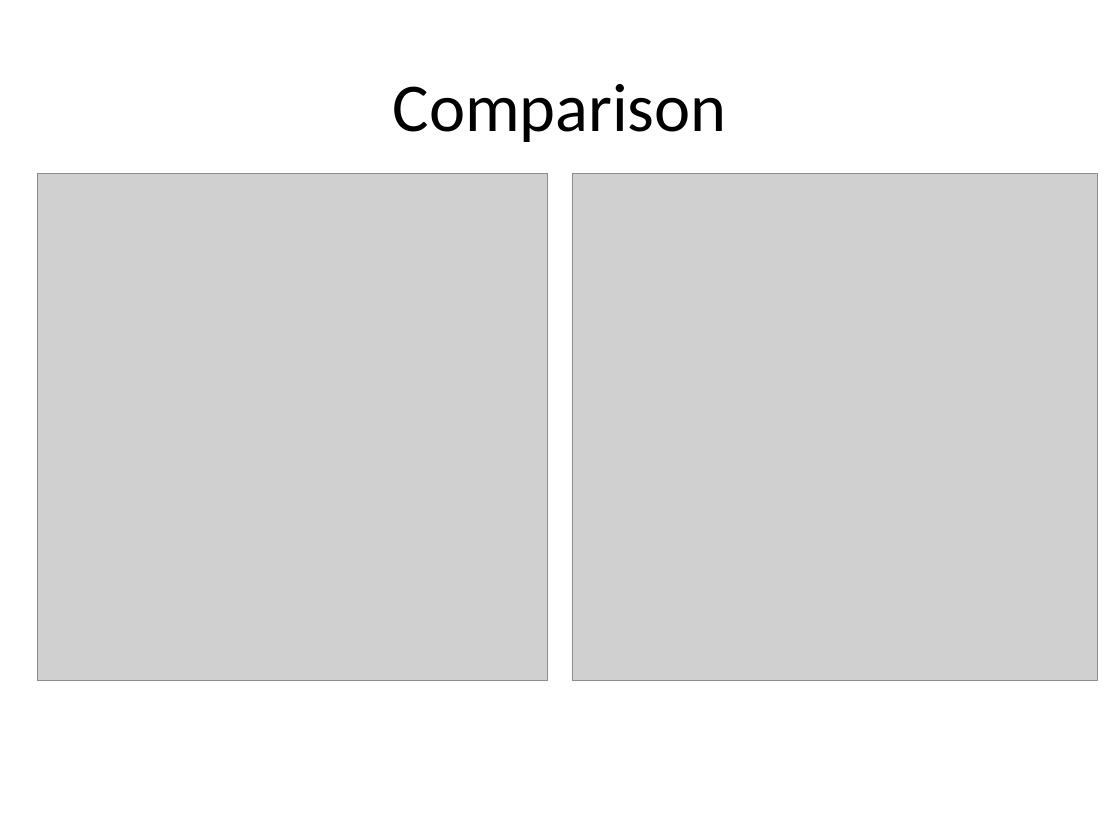
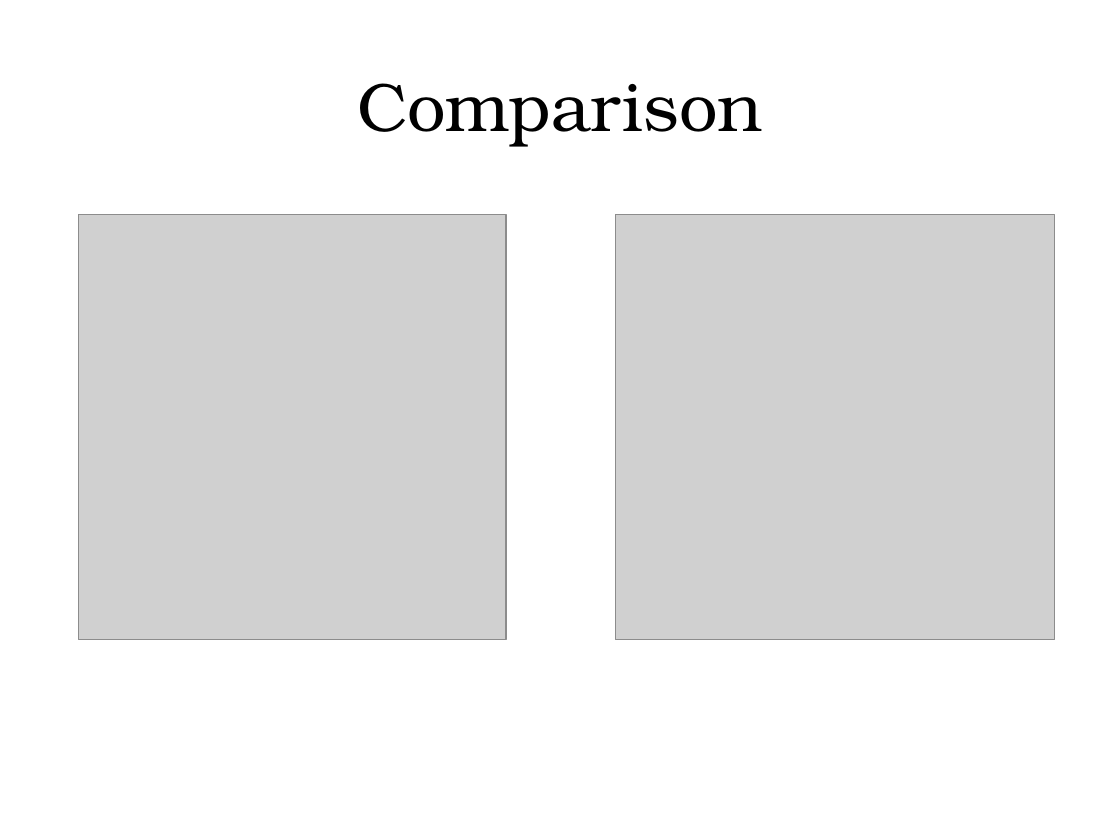
Before and after one commit to bricksphd/teaching, a slide deck: slide 4 of An Agile, Sprint-Based Course.pptx (slide 8 before the commit). Drawn at 1120x840 pixels with LibreOffice and Linux fonts; fonts in the diff are those of the drawing; grey boxes stand for pictures. Boxes give left, top, right and bottom in pixels: in the first picture for what was removed or moved away, otherwise in the second. Text is boxed around its words. In the diff, an @@ line names an element or a change of style, - is before the commit and + after.

```diff
--- a/An Agile, Sprint-Based Course.pptx
+++ b/An Agile, Sprint-Based Course.pptx
@@ title "Comparison" at <box>357,83,762,146</box>: font Calibri to TeX Gyre Bonum @@
@@ picture: place and size @@
-picture at <box>37,174,547,681</box>
+picture at <box>78,215,506,640</box>
@@ picture: place and size @@
-picture at <box>572,174,1096,681</box>
+picture at <box>615,215,1055,640</box>
```
Also in this commit, not shown: 8 other slides changed, 4 slides removed.
